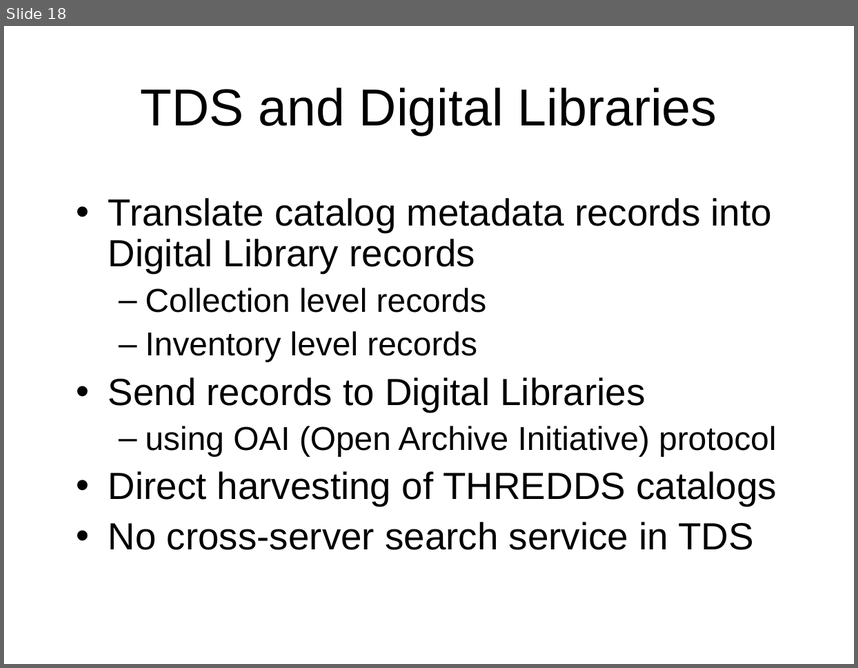
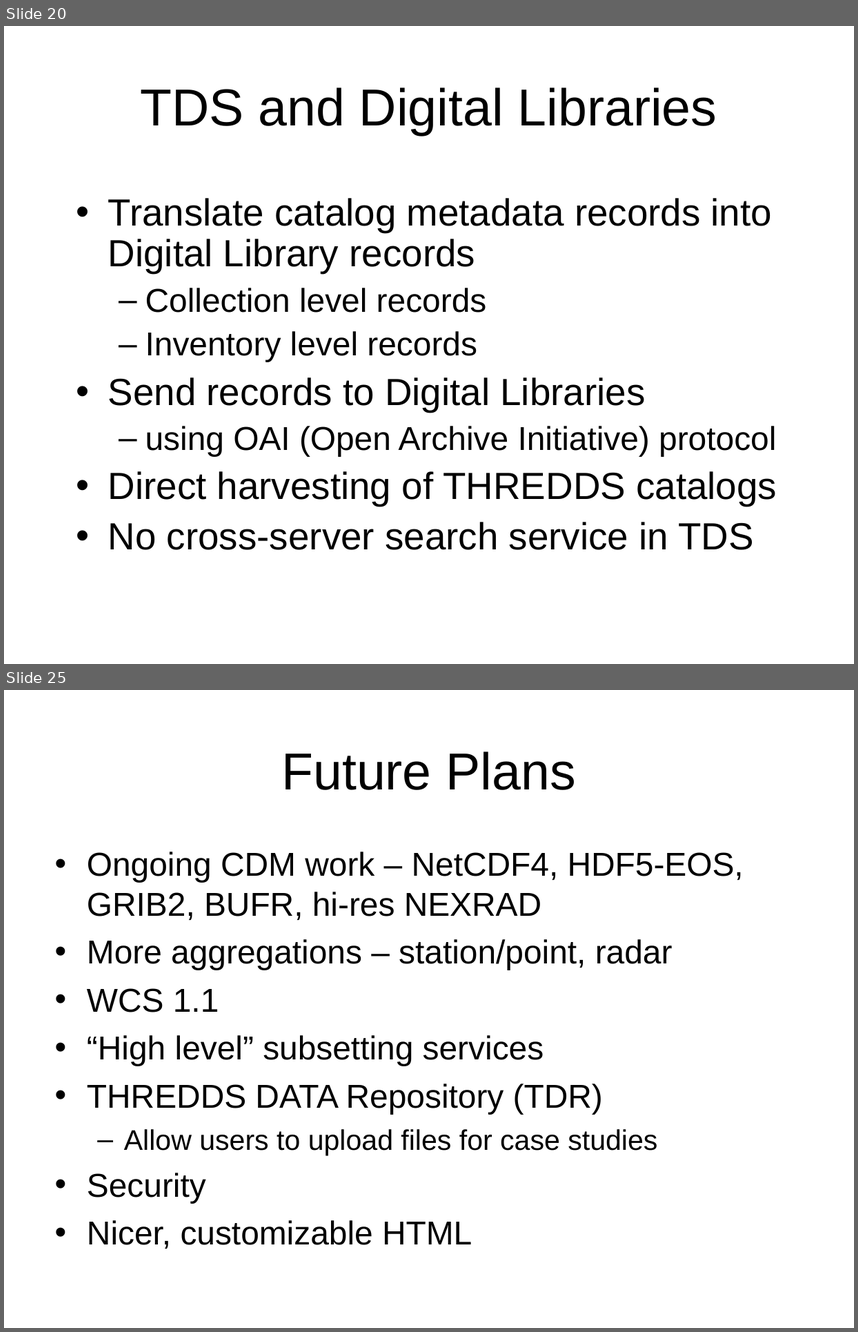
Before and after one commit to ooici-eoi/THREDDS, a slide deck: docs/web/thredds/tech/tutorial/TDSOverview.ppt. Shown one above the other, each under a label of ours: slide 18 before the commit, slides 20 and 25 after it; the slides between them are not shown. The pictures are 858x668 and 858x1332 pixels, drawn with LibreOffice and Linux fonts; fonts in the diff are those of the drawing; background and template pictures are left out. Boxes give left, top, right and bottom in pixels: in the first picture for what was removed or moved away, otherwise in the second. Text is boxed around its words. In the diff, an @@ line names an element or a change of style, - is before the commit and + after.

```diff
--- a/docs/web/thredds/tech/tutorial/TDSOverview.ppt
+++ b/docs/web/thredds/tech/tutorial/TDSOverview.ppt
@@ slide 25 added at (x1=4, y1=690, x2=854, y2=1328), background picture (left out) @@
@@ title added at (x1=281, y1=751, x2=576, y2=790), 44 pt, text #000000 @@
+Future Plans
@@ text added at (x1=87, y1=851, x2=744, y2=1248), 28 pt, text #000000 @@
+• Ongoing CDM work – NetCDF4, HDF5-EOS, GRIB2, BUFR, hi-res NEXRAD
+• More aggregations – station/point, radar
+• WCS 1.1
+• “High level” subsetting services
+• THREDDS DATA Repository (TDR)
+  – Allow users to upload files for case studies
+• Security
+• Nicer, customizable HTML
@@ what was slide 18 is now slide 20 @@
```
Also in this commit, not shown: 9 slides changed, 5 other slides added, 8 other files.
